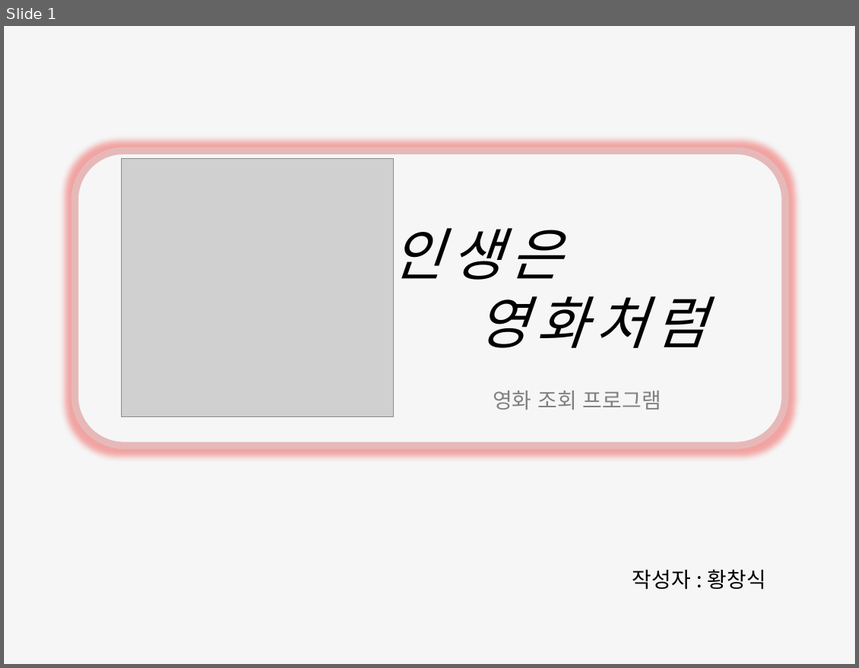
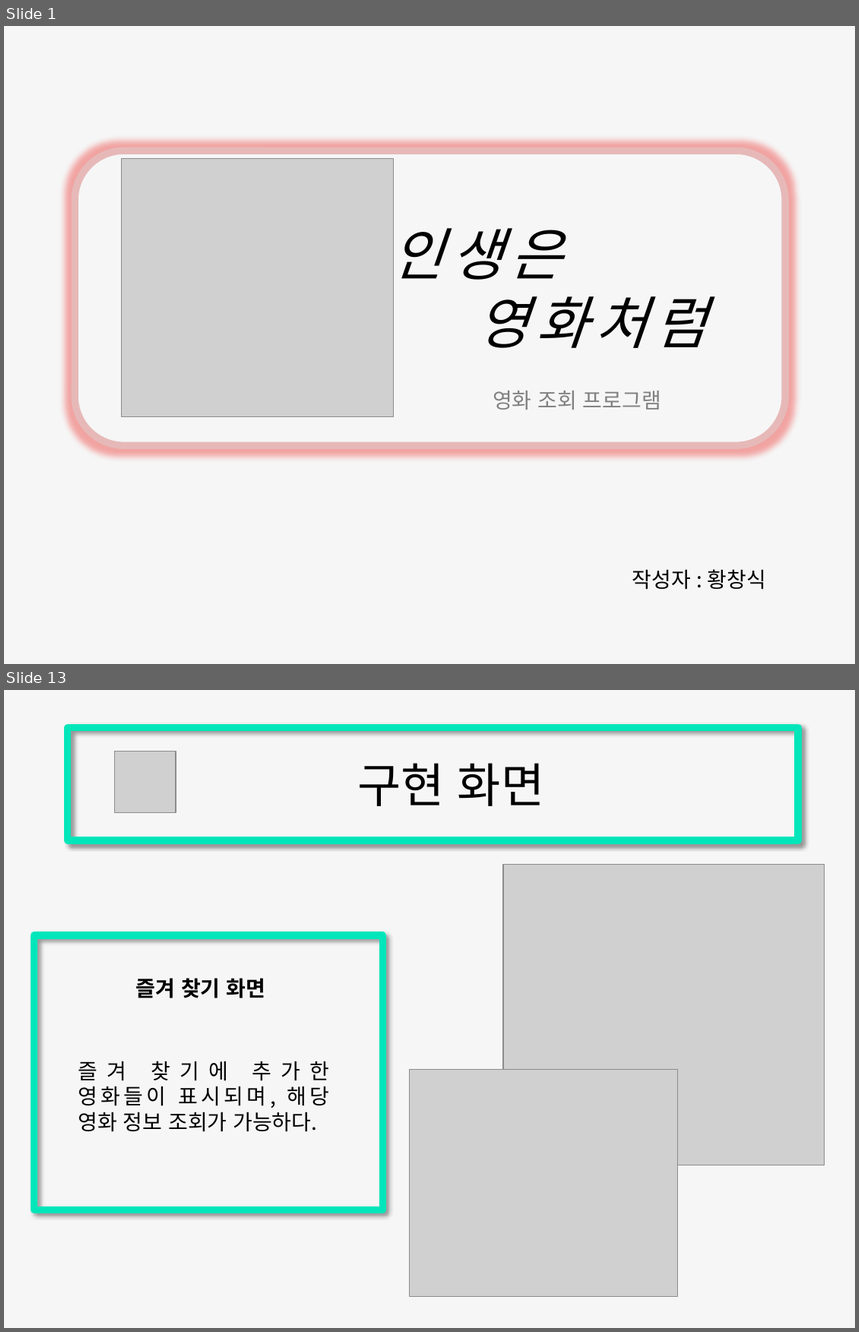
Before and after one commit to Yorgos7784/SW_Lesson, a slide deck: Portfolio/ppt/movieProgram.pptx. Shown one above the other, each under a label of ours: slide 1 before the commit, slides 1 and 13 after it; the slides between them are not shown. The pictures are 859x668 and 859x1332 pixels, drawn with LibreOffice and Linux fonts; fonts in the diff are those of the drawing; grey boxes stand for pictures. Boxes give left, top, right and bottom in pixels: in the first picture for what was removed or moved away, otherwise in the second. Text is boxed around its words. In the diff, an @@ line names an element or a change of style, - is before the commit and + after.

```diff
--- a/Portfolio/ppt/movieProgram.pptx
+++ b/Portfolio/ppt/movieProgram.pptx
@@ slide 13 added at (4,690,855,1328), background #F6F6F6 @@
@@ rectangle added at (68,727,798,840), outline #00E6BA 6 pt @@
@@ picture added at (115,752,176,812) @@
@@ text added at (357,763,544,806), 40 pt, text #000000 @@
+구현 화면
@@ picture added at (503,865,825,1166) @@
@@ rectangle added at (34,935,382,1210), outline #00E6BA 6 pt @@
@@ text added at (136,978,265,999), 18 pt, text #000000, bold @@
+즐겨 찾기 화면
@@ text added at (78,1061,330,1132), 18 pt, text #000000 @@
+즐겨 찾기에 추가한 영화들이 표시되며, 해당 영화 정보 조회가 가능하다.
@@ picture added at (409,1070,677,1297) @@
```
Also in this commit, not shown: 6 slides changed, 7 other slides added, 20 other files.
